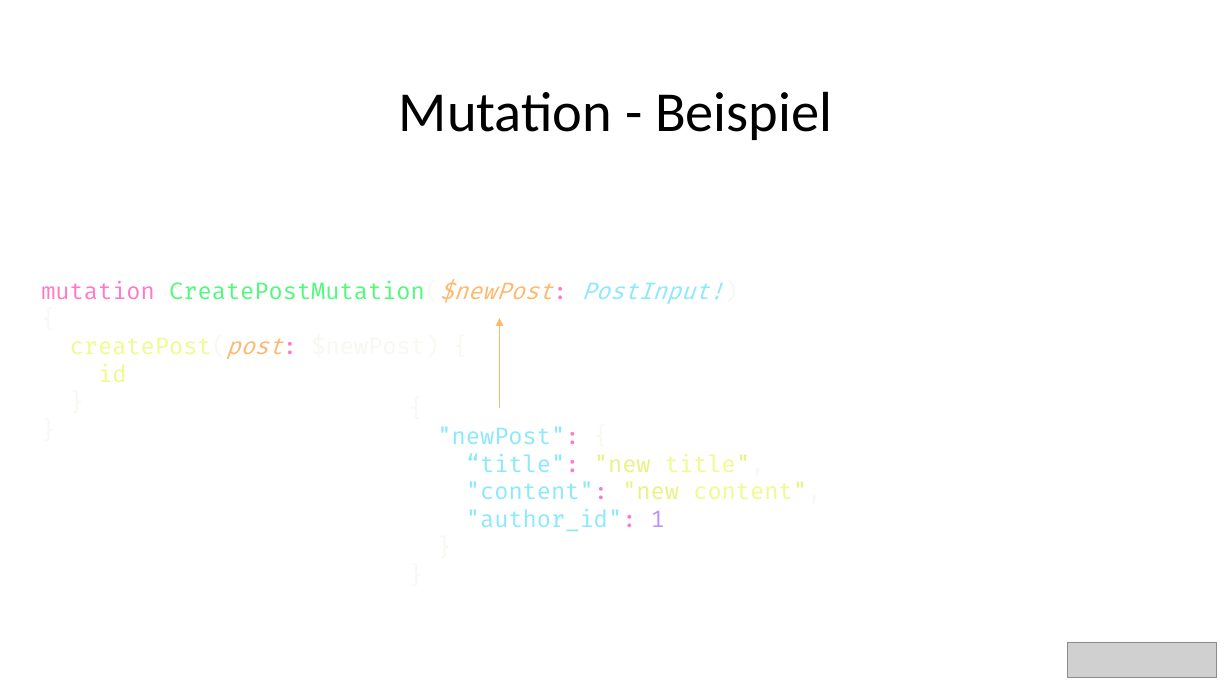
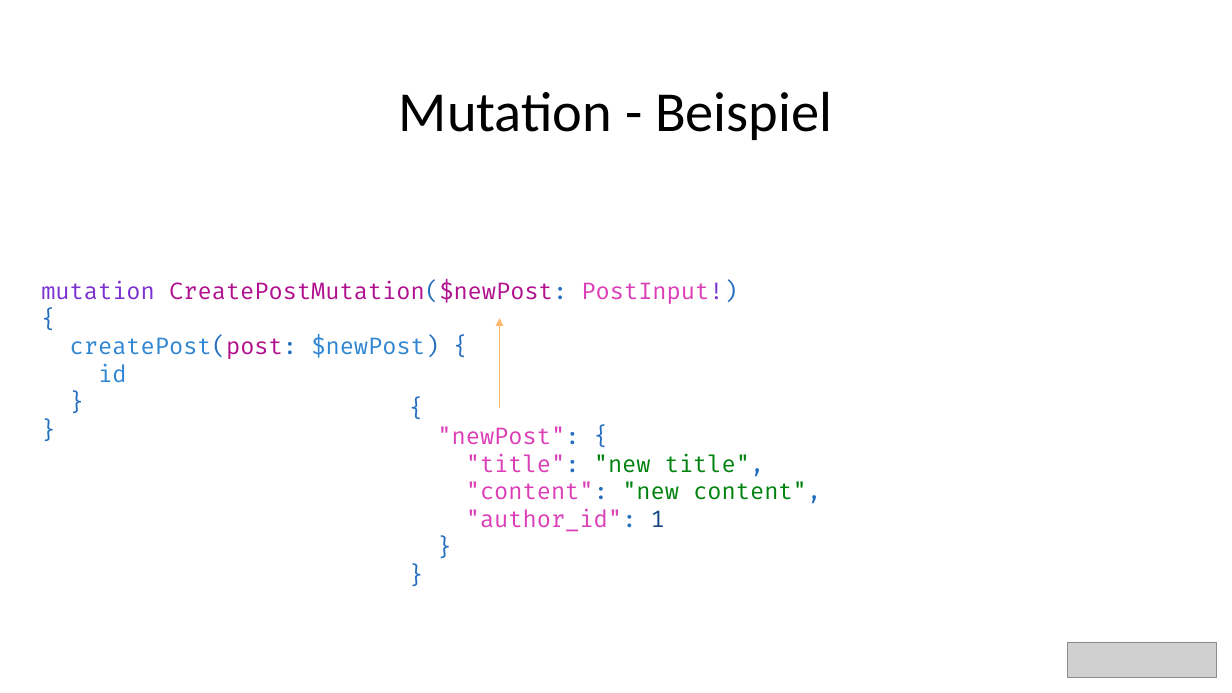
Before and after one commit to bytePassion/GraphQL-Talk, a slide deck: slide 35 of slides/GraphqlSlides.pptx. Drawn at 1232x693 pixels with LibreOffice and Linux fonts; fonts in the diff are those of the drawing; grey boxes stand for pictures. Boxes give left, top, right and bottom in pixels: in the first picture for what was removed or moved away, otherwise in the second. Text is boxed around its words. In the diff, an @@ line names an element or a change of style, - is before the commit and + after.

Commit message:
change last colors in slides

```diff
--- a/slides/GraphqlSlides.pptx
+++ b/slides/GraphqlSlides.pptx
@@ text "mutation CreatePostMutation($newPost: PostInput!) {" at <box>41,280,737,383</box>: text colour #FF79C6 to #7B30D0 in "mutation"; text colour #50FA7B to #B1108E in "CreatePostMutation($newPost:"; text colour #F8F8F2 to #236EBF in "CreatePostMutation($newPost: PostInput!) {", "createPost(post: $newPost) {", "}", "}"; text colour #FFB86C to #B1108E, text colour #FF79C6 to #236EBF in "CreatePostMutation($newPost:", "createPost(post:"; text colour #8BE9FD to #DC3EB7, text colour #8BE9FD to #7B30D0 in "PostInput!)"; italic off in "CreatePostMutation($newPost: PostInput!)", "createPost(post:"; text colour #F1FA8C to #2F86D2 in "createPost(post:", "id"; text colour #F8F8F2 to #2F86D2 in "$newPost)" @@
@@ text at <box>437,426,821,532</box>: text colour #F8F8F2 to #236EBF in "{", "{", "content",", "}" and 1 more places; text colour #8BE9FE to #DC3EB7, text colour #8BE9FD to #DC3EB7, text colour #FF79C6 to #236EBF in ""newPost":", ""content":", ""author_id":"; text colour #E9F284 to #00820F in ""new content","; text colour #F1FA8C to #00820F in "content","; text colour #BD93F9 to #174781 in "1" @@
@@ text at <box>466,453,765,477</box>: text changed; text colour #8BE9FD to #00820F @@
-“title": "new title",
+"title": "new title",
```
Also in this commit, not shown: 3 other slides changed.
